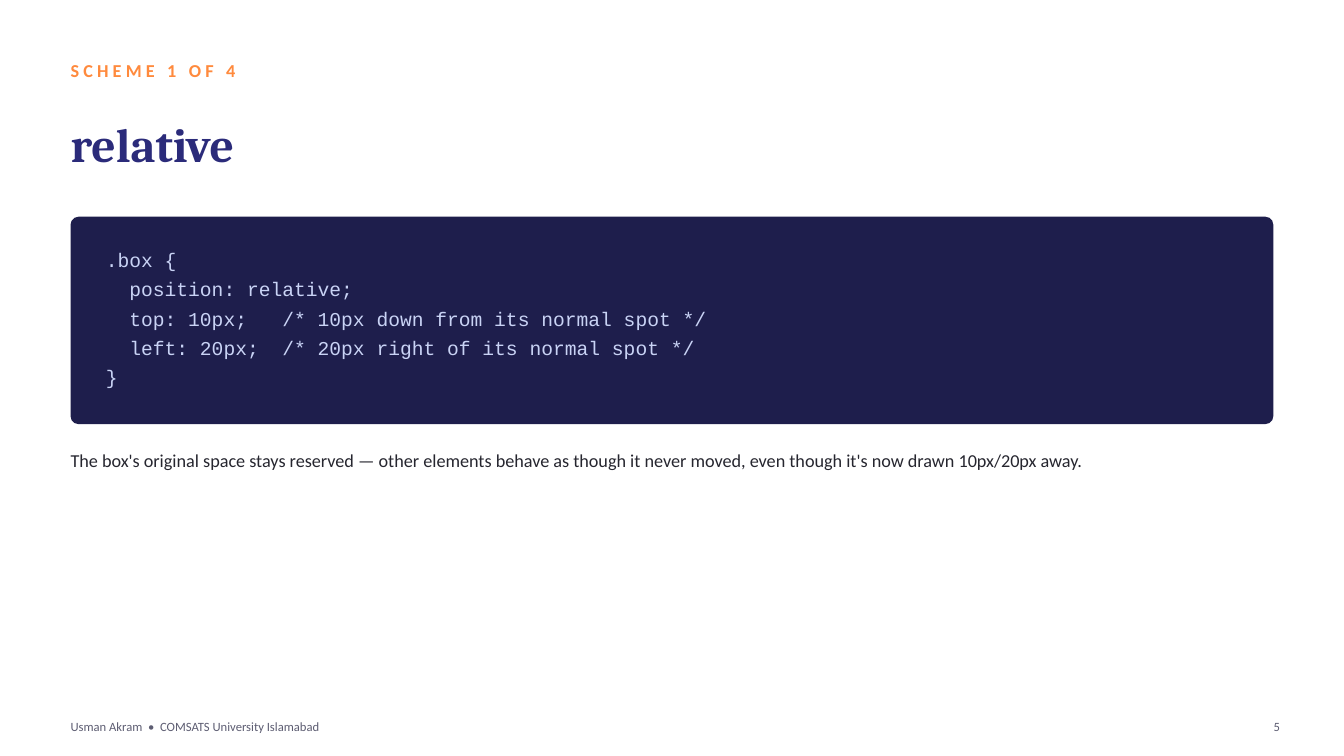
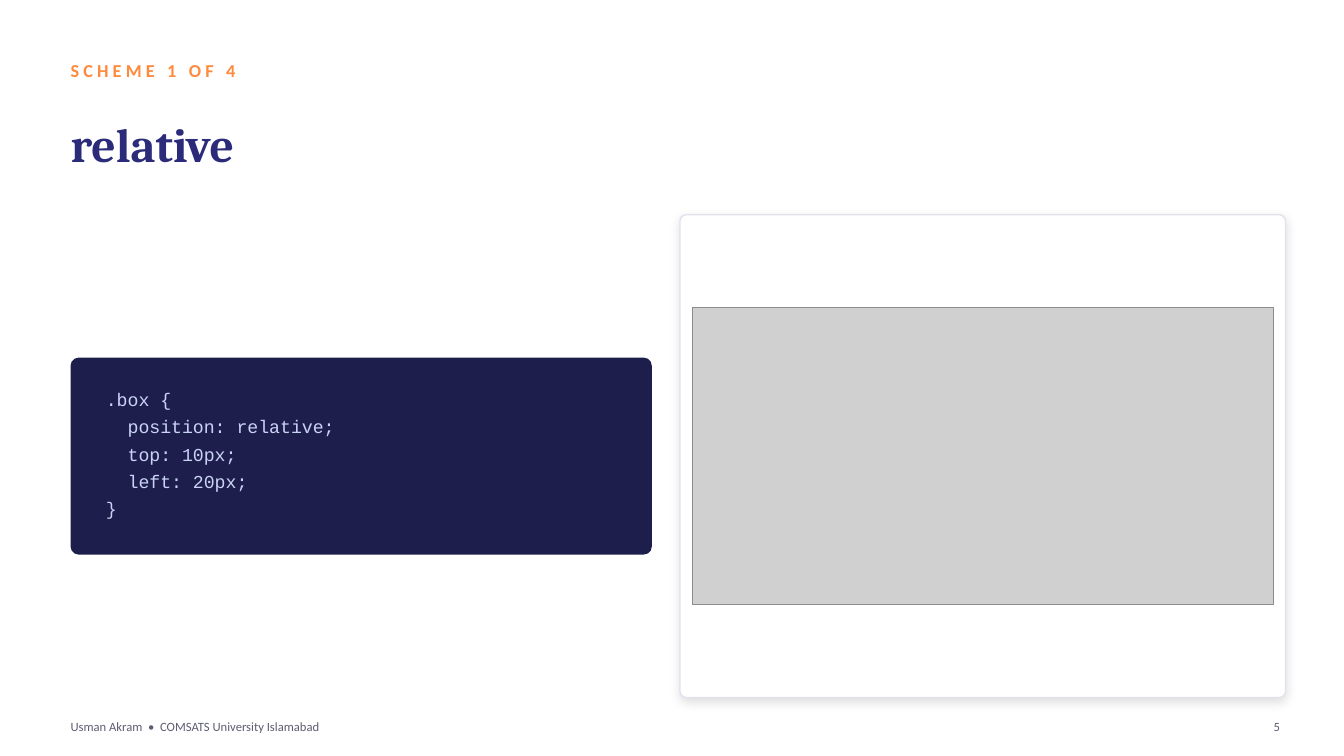
Before and after one commit to mua22/mern-web-book, a slide deck: slide 5 of slides/CSC336-Lecture-07-CSS-Positioning-and-Stacking.pptx. Drawn at 1344x756 pixels with LibreOffice and Linux fonts; fonts in the diff are those of the drawing; grey boxes stand for pictures. Boxes give left, top, right and bottom in pixels: in the first picture for what was removed or moved away, otherwise in the second. Text is boxed around its words. In the diff, an @@ line names an element or a change of style, - is before the commit and + after.

```diff
--- a/slides/CSC336-Lecture-07-CSS-Positioning-and-Stacking.pptx
+++ b/slides/CSC336-Lecture-07-CSS-Positioning-and-Stacking.pptx
@@ rounded rectangle removed at (71,217,1273,424) @@
@@ rounded rectangle added at (681,215,1287,698), fill #FFFFFF, outline #E2E2EE 1 pt @@
@@ text removed at (106,253,671,359) @@
-.box {
-position: relative;
-top: 10px; /* 10px down from its normal spot */
-left: 20px; /* 20px right of its normal spot */
-}
@@ picture added at (693,308,1274,604) @@
@@ rounded rectangle added at (71,358,652,555), fill #1E1E4C @@
@@ text added at (106,393,335,492), 13 pt, text #C9D3F5 @@
+.box {
+position: relative;
+top: 10px;
+left: 20px;
+}
@@ text removed at (71,454,1082,470) @@
-The box's original space stays reserved — other elements behave as though it never moved, even though it's now drawn 10px/20px away.
```
Also in this commit, not shown: 7 other slides changed, 14 other files.
